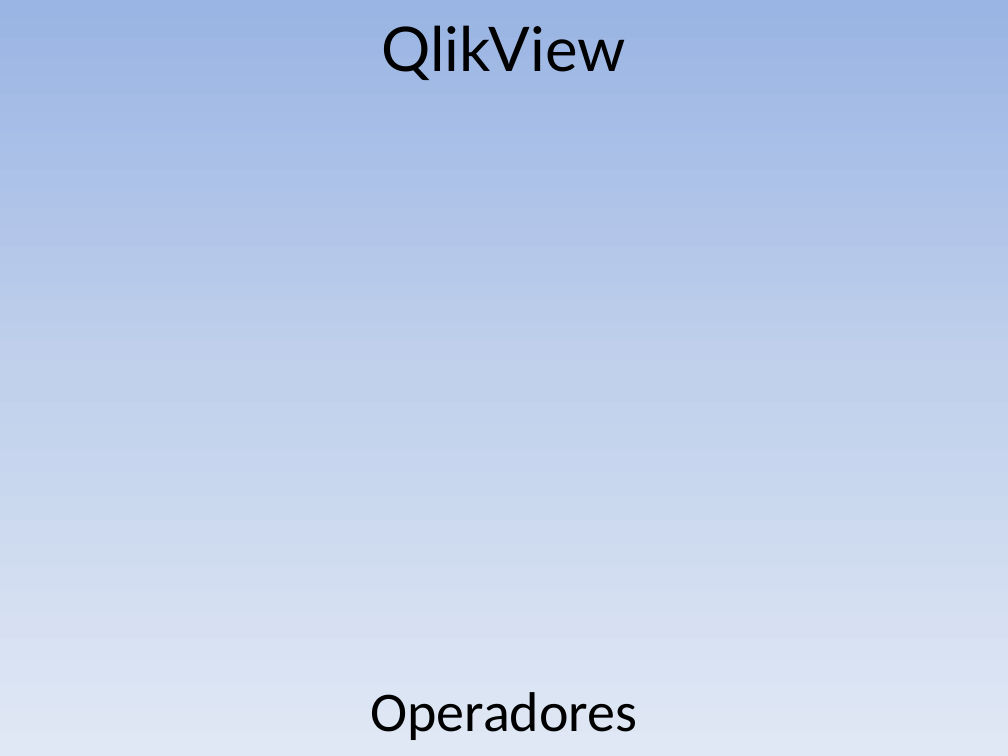
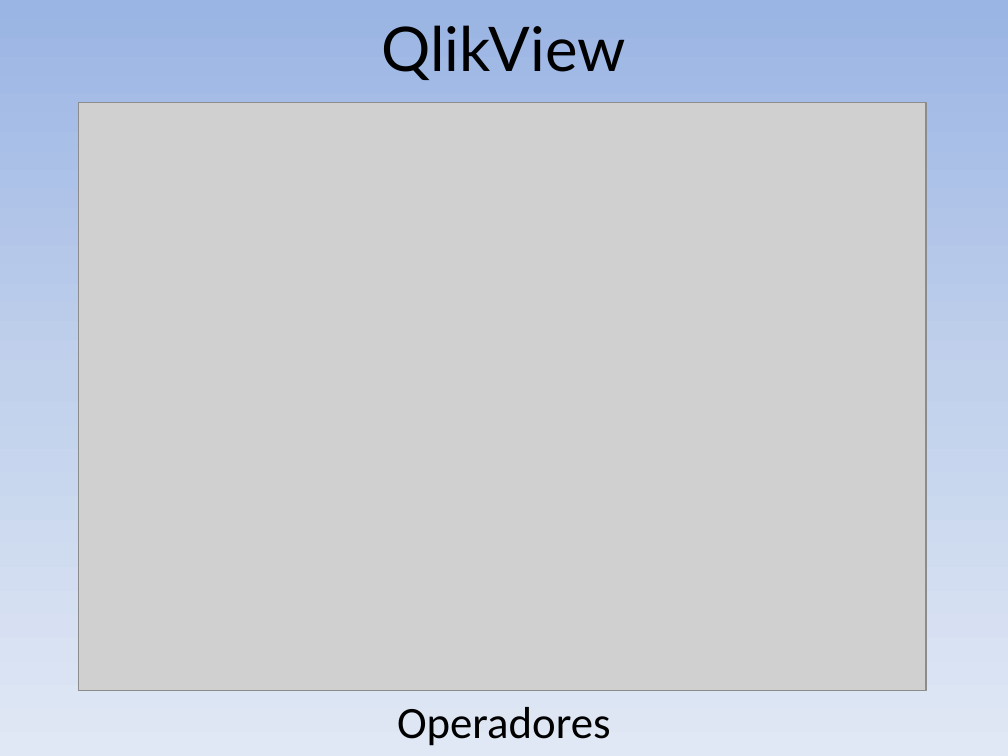
Before and after one commit to MiguelVis/BenitoGG, a slide deck: slide 48 of presentacion/presentacion_miguel_indalecio_garcia_lopez.pptx. Drawn at 1008x756 pixels with LibreOffice and Linux fonts; fonts in the diff are those of the drawing; grey boxes stand for pictures. Boxes give left, top, right and bottom in pixels: in the first picture for what was removed or moved away, otherwise in the second. Text is boxed around its words. In the diff, an @@ line names an element or a change of style, - is before the commit and + after.

```diff
--- a/presentacion/presentacion_miguel_indalecio_garcia_lopez.pptx
+++ b/presentacion/presentacion_miguel_indalecio_garcia_lopez.pptx
@@ picture added at (79, 103, 926, 690) @@
@@ text "Operadores": place and size @@
-text "Operadores" at (371, 692, 638, 740)
+text "Operadores" at (397, 707, 611, 746)
@@ text "Operadores" at (397, 707, 611, 746): size 40 to 32 pt @@
```
Also in this commit, not shown: 9 other slides changed, 1 slide added, 1 slide removed, 1 other file.
